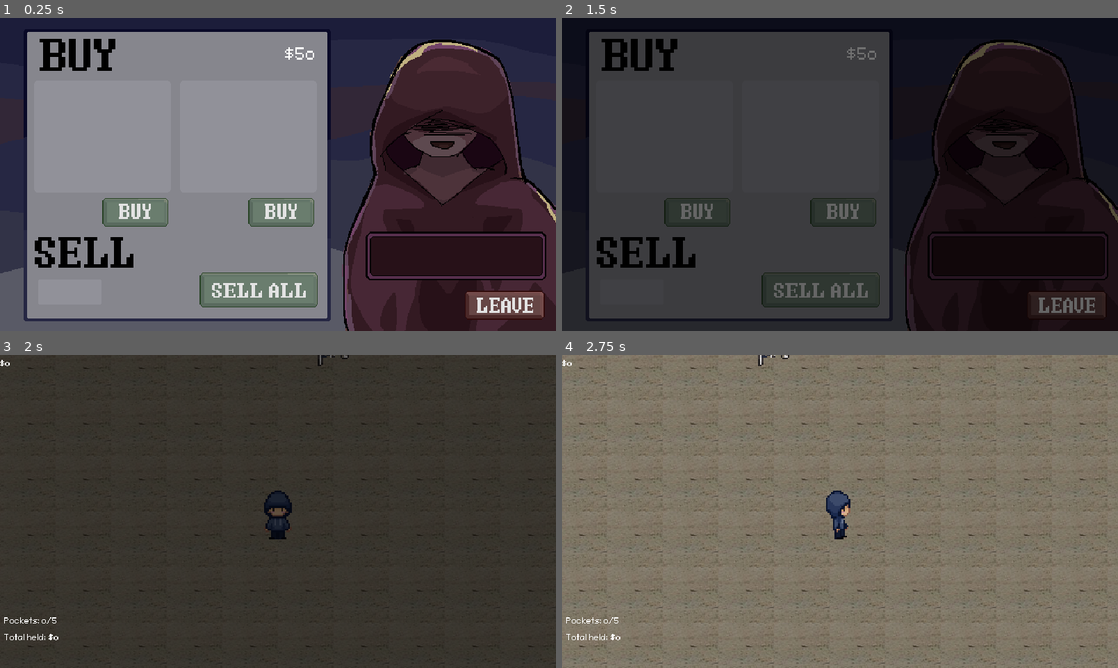
Above: before the commit, frames 1-4 (two rows, left to right).
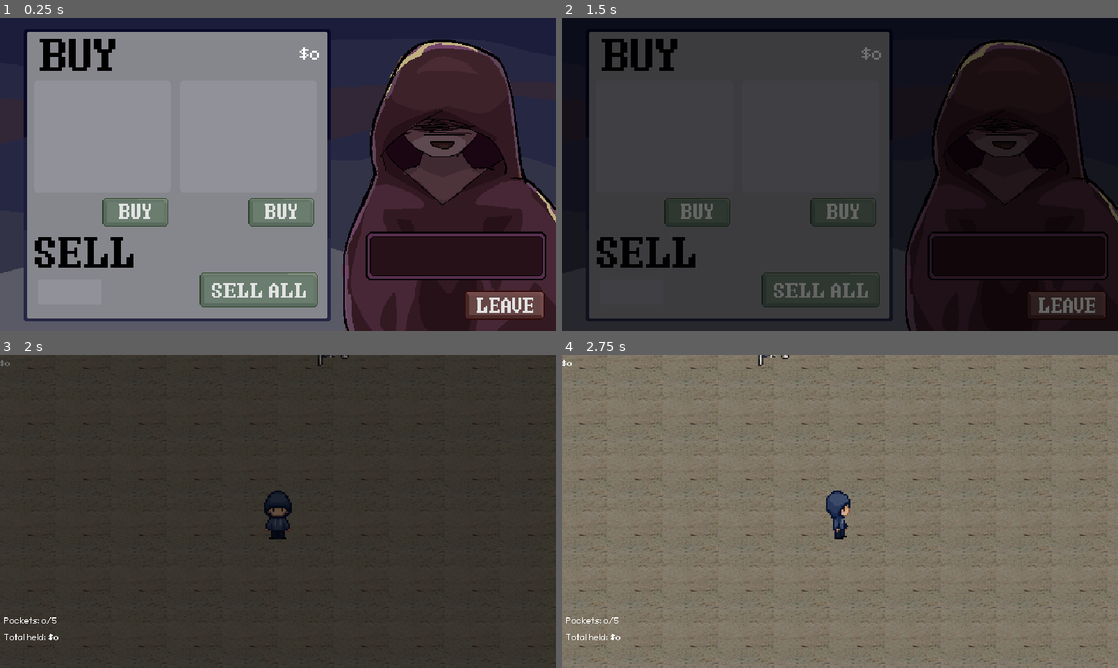
Above: after the commit, the same moments.

Repository: nithinsenthil/UCDBTS
Game: Godot game, scene res://Scenes/shop.tscn
Two runs of this game, one before a commit and one after it. Both use one fixed random seed, a clock stepped at 60 frames per second and the inputs below. This scene is started directly instead of the project's main scene. The engine's default icon, where the game draws it, is replaced by a stand-in: a white triangle on a blue panel in a dark square.
Inputs (mouse positions are in pixels of both pictures, inside the frame that each line leads up to):
- Up to frame 1 (0.25 s): no input
- Up to frame 2 (1.5 s): click (823, 290) at 0.5 s; click (1067, 305) at 1.25 s
- Up to frame 3 (2 s): no input
- Up to frame 4 (2.75 s): move the mouse to (962, 495) at 2.02 s; hold D (Right) from 2.03 s (still down); tap L (BikeMinigameEnd) at 2.1 s

The runs differ from the first frame. In frame 1, 0.1% of the frame differs, in the area x 51-58%, y 9-14%; in frame 2, 0.1%; in frame 3, less than 0.1%; in frame 4, nothing differs.
Error in both runs: Cannot call method 'add_child' on a null value. (res://Scripts/Managers/scene_manager.gd:27)

Commit message:
Update resource manager and hook up to gameplay and shop

Diff:
--- a/ucdbts/Scenes/shop.tscn
+++ b/ucdbts/Scenes/shop.tscn
@@ -1,9 +1,7 @@
-[gd_scene load_steps=9 format=3 uid="uid://cy2v1lgg3seqs"]
+[gd_scene load_steps=7 format=3 uid="uid://cy2v1lgg3seqs"]
 
-[ext_resource type="Script" uid="uid://u5jkcwkuaqt6" path="res://Scripts/sell_button.gd" id="1_a0mxf"]
 [ext_resource type="Script" uid="uid://b2sm2m0ptxumu" path="res://Scripts/shop.gd" id="1_io27d"]
 [ext_resource type="Texture2D" uid="uid://p7p6t2nsd4vl" path="res://Assets/shop/shop_template.png" id="2_k6jq0"]
-[ext_resource type="Script" uid="uid://di6wrboyr8waj" path="res://Scripts/leave_shop.gd" id="3_fdj0q"]
 [ext_resource type="Texture2D" uid="uid://c4kexjkhl8ba1" path="res://Assets/shop/sellall_button.png" id="4_3ps1r"]
 [ext_resource type="Script" uid="uid://crqiah8eum3cx" path="res://Scripts/shop_money_label.gd" id="4_fdj0q"]
 [ext_resource type="Texture2D" uid="uid://bjgjw5djqgblp" path="res://Assets/shop/leave_button.png" id="6_ymrm4"]
@@ -23,7 +21,6 @@
 offset_right = 366.0
 offset_bottom = 333.0
 texture_normal = ExtResource("4_3ps1r")
-script = ExtResource("1_a0mxf")
 
 [node name="Leave" type="TextureButton" parent="."]
 offset_left = 535.0
@@ -32,7 +29,6 @@
 offset_bottom = 348.0
 theme_type_variation = &"FlatButton"
 texture_normal = ExtResource("6_ymrm4")
-script = ExtResource("3_fdj0q")
 
 [node name="ShopMoneyLabel" type="Label" parent="."]
 offset_left = 240.0
--- a/ucdbts/Scripts/Managers/resource_manager.gd
+++ b/ucdbts/Scripts/Managers/resource_manager.gd
@@ -1,48 +1,101 @@
 extends Node
 
 var _total_funds: int
+var _pocket_value: int
 var _held_item: Item
 var _held_bikes: Array[Bike] = []
+var _max_pocket_size: int = 5
+var _pocket_full: bool = false
 var _current_level: int = 1
 
 
 func get_total_funds() -> int:
-    return _total_funds
+	return _total_funds
 
 
 func get_held_item() -> Item:
-    return _held_item
+	return _held_item
 
 
-func get_current_leve() -> int:
-    return _current_level
+func get_current_level() -> int:
+	return _current_level
 
 
-func add_bike(bike: Bike) -> void:
-    _held_bikes.append(bike)
+func get_num_held_bikes() -> int:
+	return _held_bikes.size()
+
+
+func get_max_pocket_size() -> int:
+	return _max_pocket_size
+
+
+func add_bike(bike: Bike) -> bool:
+	if bike == null:
+		return false
+
+	if _held_bikes.size() >= _max_pocket_size:
+		_pocket_full = true
+		var player = get_node("../level_1/Player") as Player
+		if player != null:
+			player.enable_pockets_full_label()
+
+		return false
+
+	_pocket_value += bike.value
+	_held_bikes.append(bike.duplicate())
+
+	print("Bike stolen")
+	var pockets_display = get_node("../level_1/PocketsDisplay") as Pockets
+	if pockets_display != null:
+		pockets_display.update_label()
+
+	return true
 
 
 func buy_item(item: Item) -> bool:
 
-    if item == null or item.value > _total_funds:
-        return false
+	if item == null or item.value > _total_funds:
+		return false
 
-    _total_funds -= item.value
-    _held_item = item
+	_total_funds -= item.value
+	_held_item = item.duplicate()
 
-    return true
+	return true
 
 
 func sell_bikes() -> void:
-    for bike in _held_bikes:
-        _total_funds += bike.value
+	# Sell bikes
+	_total_funds += _pocket_value
+	clear_pocket()
+
+	_pocket_full = false
+
+	# Update view
+	var pockets_display = get_node("../shop/ShopMoneyLabel") as Label
+	if pockets_display != null:
+		pockets_display.update_label()
+
+
+func clear_pocket() -> void:
+	_held_bikes.clear()
+	_pocket_value = 0
 
 
 func wipe_resources() -> void:
-    _total_funds = 0
-    _held_item = null
-    _held_bikes = []
+	_total_funds = 0
+	_pocket_value = 0
+	_held_item = null
+	_held_bikes.clear()
+	_pocket_full = false
 
 
 func next_level() -> void:
-    _current_level += 1
+	_current_level += 1
+
+
+func is_pocket_full() -> bool:
+	return _pocket_full
+
+
+func get_pocket_value() -> int:
+	return _pocket_value
--- a/ucdbts/Scripts/Player/player.gd
+++ b/ucdbts/Scripts/Player/player.gd
@@ -75,12 +75,12 @@
 	super(delta)
 
 
-func steal_bike(value:int) -> void:
-	pockets.push_back(value)
-	total_value += value
-	if pockets.size() == pocket_size:
-		pockets_full = true
-	%PocketsDisplay.update_label()
+# func steal_bike(value:int) -> void:
+# 	pockets.push_back(value)
+# 	total_value += value
+# 	if pockets.size() == pocket_size:
+# 		pockets_full = true
+# 	%PocketsDisplay.update_label()
 
 
 func enable_pockets_full_label() -> void:
@@ -89,15 +89,17 @@
 	label_timer = 2
 
 
-func sell_bikes() -> void:
-	%MoneyDisplay.sell_item(total_value)
-	%MoneyDisplay.update_label()
-	total_value = 0
-	pockets.clear()
-	pockets_full = false
-	if %PocketsDisplay != null:
-		%PocketsDisplay.update_label()
+# func sell_bikes() -> void:
+	# %MoneyDisplay.sell_item(total_value)
+	# %MoneyDisplay.update_label()
+	# total_value = 0
+	# pockets.clear()
+	# pockets_full = false
+	# if %PocketsDisplay != null:
+	# 	%PocketsDisplay.update_label()
 
 
-func get_money() -> int:
-	return %MoneyDisplay.get_total_funds()
+
+
+# func get_money() -> int:
+# 	return %MoneyDisplay.get_total_funds()
--- a/ucdbts/Scripts/bike.gd
+++ b/ucdbts/Scripts/bike.gd
@@ -66,7 +66,7 @@
 	if steal_timer == 0:
 		stealing = false
 		_player.interacting = false
-		_player.steal_bike(value)
+		ResourceManager.add_bike(self)
 		queue_free()
 
 
@@ -91,7 +91,6 @@
 	progress_bar_sprite.visible = true
 
 
-
 func _on_bike_hitbox_body_entered(_body: Node2D) -> void:
 	interactions.current_interaction_object = self
 
--- a/ucdbts/Scripts/leave_shop.gd
+++ /dev/null
@@ -1,11 +0,0 @@
-extends TextureButton
-
-
-# Called when the node enters the scene tree for the first time.
-func _ready() -> void:
-	pass # Replace with function body.
-
-
-# Called every frame. 'delta' is the elapsed time since the previous frame.
-func _process(delta: float) -> void:
-	pass
--- a/ucdbts/Scripts/money.gd
+++ b/ucdbts/Scripts/money.gd
@@ -1,7 +1,7 @@
 class_name Money
 extends Node
 
-var _total_funds = 0
+#var _total_funds = 0
 @onready var money_label: Label = $Label
 
 
@@ -10,22 +10,5 @@
 	update_label()
 
 
-func get_total_funds():
-	return _total_funds
-
-
-func buy_item(item_price):
-	var remaining_funds = _total_funds - item_price
-	if remaining_funds < 0:
-		return false
-	else:
-		_total_funds -= item_price
-		return true
-
-
-func sell_item(item_price):
-	_total_funds += item_price
-
-
 func update_label():
-	money_label.text = "$" + str(_total_funds)
+	money_label.text = "$" + str(ResourceManager.get_total_funds())
--- a/ucdbts/Scripts/pockets.gd
+++ b/ucdbts/Scripts/pockets.gd
@@ -10,5 +10,5 @@
 
 
 func update_label() -> void:
-	pockets_label.text = "Pockets: %d/%d\nTotal held: $%d" % [player.pockets.size(), player.pocket_size,
-			player.total_value]
+	pockets_label.text = "Pockets: %d/%d\nTotal held: $%d" % [ResourceManager.get_num_held_bikes(), ResourceManager.get_max_pocket_size(),
+			ResourceManager.get_pocket_value()]
--- a/ucdbts/Scripts/sell_button.gd
+++ /dev/null
@@ -1,7 +0,0 @@
-extends TextureButton
-
-var player:Player = interactions.player
-
-func _ready() -> void:
-	#text = "Sell bikes\nTotal value: %d" % [player.total_value]
-	pass # Replace with function body.
--- a/ucdbts/Scripts/shop.gd
+++ b/ucdbts/Scripts/shop.gd
@@ -1,4 +1,5 @@
 extends Node2D
+
 
 var player:Player = interactions.player
 var timer: Timer
@@ -17,8 +18,6 @@
 
 
 func _check_music():
-	#var audio_manager: AudioManager = $AudioManager
-	#var player: AudioStreamPlayer2D = $AudioManager/Background/TitleScreen
 	if audio_player == null:
 		return
 	elif !audio_player.playing:
@@ -29,10 +28,10 @@
 
 func _on_leave_shop_pressed() -> void:
 	signals.button_click.emit()
+	ResourceManager.next_level()
 	SceneManager.load_new_scene("res://Scenes/level_1.tscn", "fade_to_black")
 
 
 func _on_sell_bikes_pressed() -> void:
 	signals.button_click.emit()
-	player.sell_bikes()
-	$SellBikes.text = "Sold!"
+	ResourceManager.sell_bikes()
--- a/ucdbts/Scripts/shop_money_label.gd
+++ b/ucdbts/Scripts/shop_money_label.gd
@@ -1,7 +1,12 @@
+class_name ShopMoneyLabel
 extends Label
 
 var player:Player = interactions.player
 
 
 func _ready() -> void:
-	text = "$%d" % [player.get_money()]
+	text = "$%d" % [ResourceManager.get_total_funds()]
+
+
+func update_label():
+	text = "$%d" % [ResourceManager.get_total_funds()]
--- a/ucdbts/project.godot
+++ b/ucdbts/project.godot
@@ -20,6 +20,7 @@
 signals="*res://Scripts/Managers/signals.gd"
 SceneManager="*res://Scripts/Managers/scene_manager.gd"
 interactions="*res://Scripts/interaction_manager.gd"
+ResourceManager="*res://Scripts/Managers/resource_manager.gd"
 
 [display]
 
Not shown: 1 places in ucdbts/Scenes/level_1.tscn that only renumber resources
Not shown, removed: ucdbts/Scripts/leave_shop.gd.uid
Not shown, removed: ucdbts/Scripts/sell_button.gd.uid
